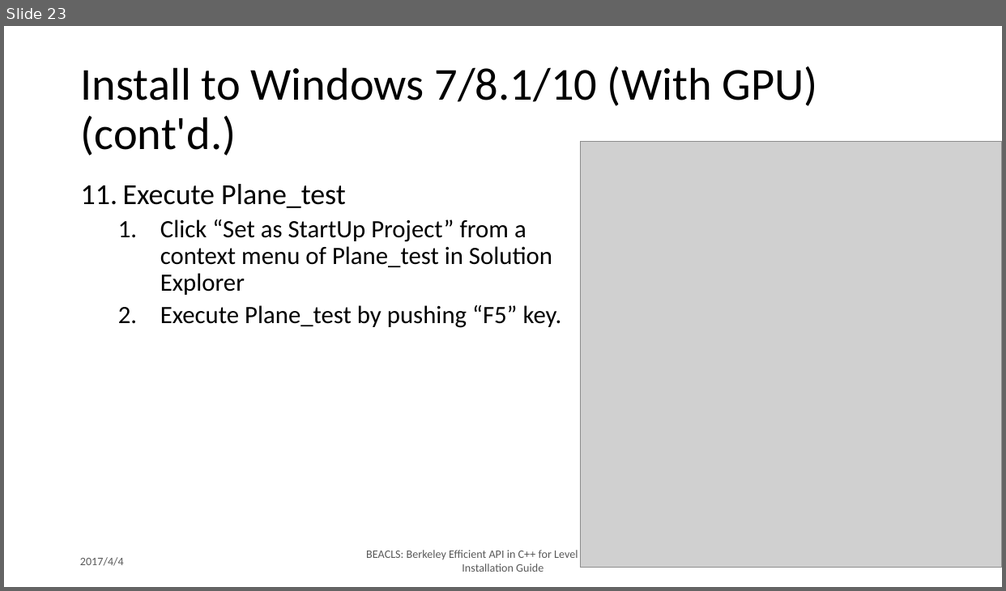
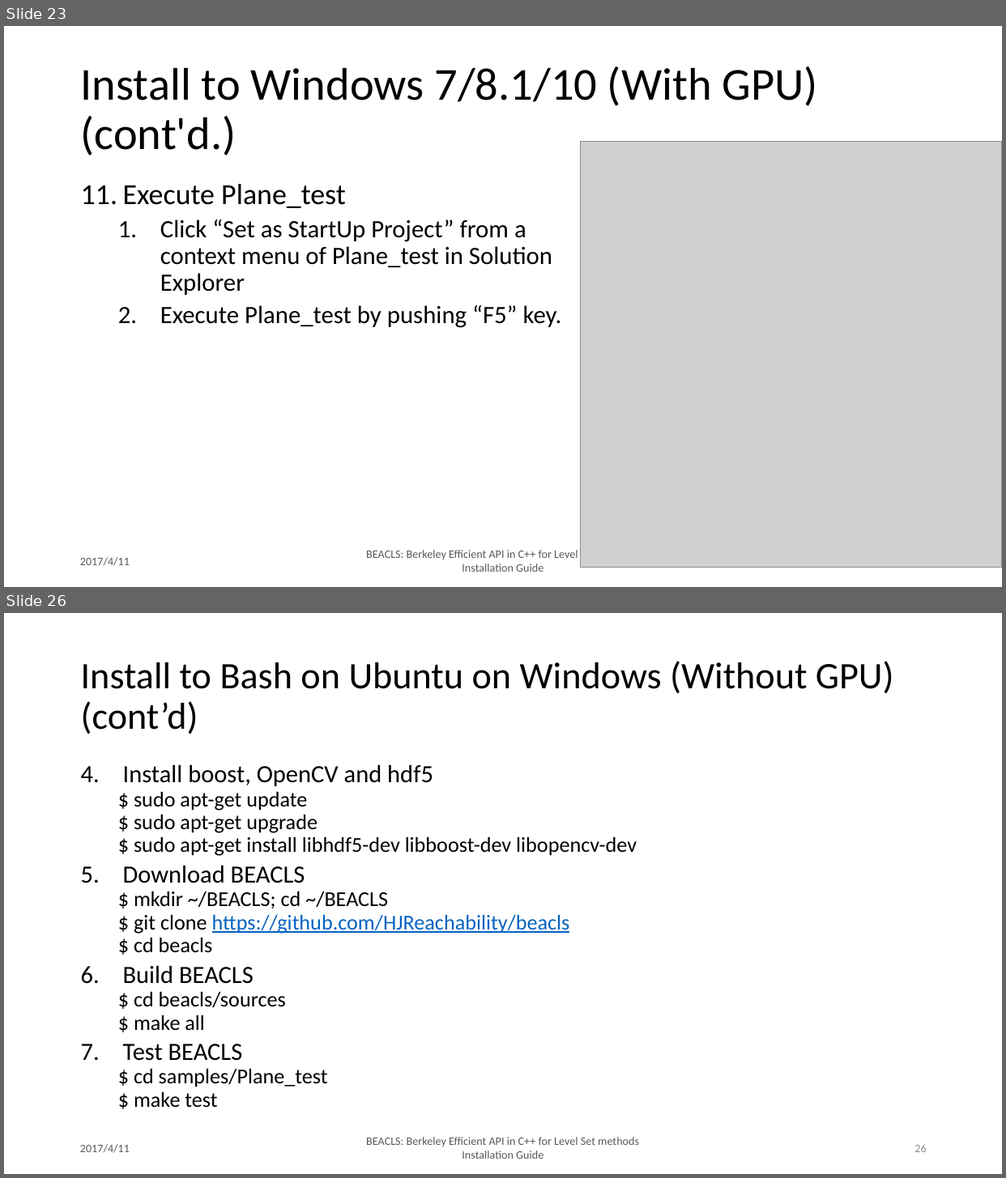
Before and after one commit to HJReachability/beacls, a slide deck: docs/slides/master/BEACLS_Installation_Guide.pptx. Shown one above the other, each under a label of ours: slide 23 before the commit, slides 23 and 26 after it; the slides between them are not shown. The pictures are 1006x591 and 1006x1178 pixels, drawn with LibreOffice and Linux fonts; fonts in the diff are those of the drawing; grey boxes stand for pictures. Boxes give left, top, right and bottom in pixels: in the first picture for what was removed or moved away, otherwise in the second. Text is boxed around its words. In the diff, an @@ line names an element or a change of style, - is before the commit and + after.

Commit message:
- Added installation guide for Bash on Ubuntu on Windows.

```diff
--- a/docs/slides/master/BEACLS_Installation_Guide.pptx
+++ b/docs/slides/master/BEACLS_Installation_Guide.pptx
@@ slide 26 added at bbox=[4, 613, 1002, 1174], background #FFFFFF @@
@@ title added at bbox=[81, 661, 894, 734], 36 pt, text #000000 @@
+Install to Bash on Ubuntu on Windows (Without GPU)
+(cont’d)
@@ text added at bbox=[123, 764, 637, 1108], 20.4 pt, text #000000 @@
+4. Install boost, OpenCV and hdf5
+  $ sudo apt-get update
+  $ sudo apt-get upgrade
+  $ sudo apt-get install libhdf5-dev libboost-dev libopencv-dev
+5. Download BEACLS
+  $ mkdir ~/BEACLS; cd ~/BEACLS
+  $ git clone https://github.com/HJReachability/beacls
+  $ cd beacls
+6. Build BEACLS
+  $ cd beacls/sources
+  $ make all
+7. Test BEACLS
+  $ cd samples/Plane_test
+  $ make test
@@ text added at bbox=[80, 1144, 130, 1153], 11 pt, text #595959 @@
+2017/4/11
@@ text added at bbox=[366, 1137, 639, 1159], 11 pt, text #595959 @@
+BEACLS: Berkeley Efficient API in C++ for Level Set methods Installation Guide
@@ page number added at bbox=[914, 1144, 926, 1152], 11 pt, text #8C8C8C @@
+26
@@ slide 23 changed as well @@
@@ text at bbox=[80, 557, 130, 566]: text changed @@
-2017/4/4
+2017/4/11
```
Also in this commit, not shown: 23 other slides changed, 3 other slides added, 1 other file.
